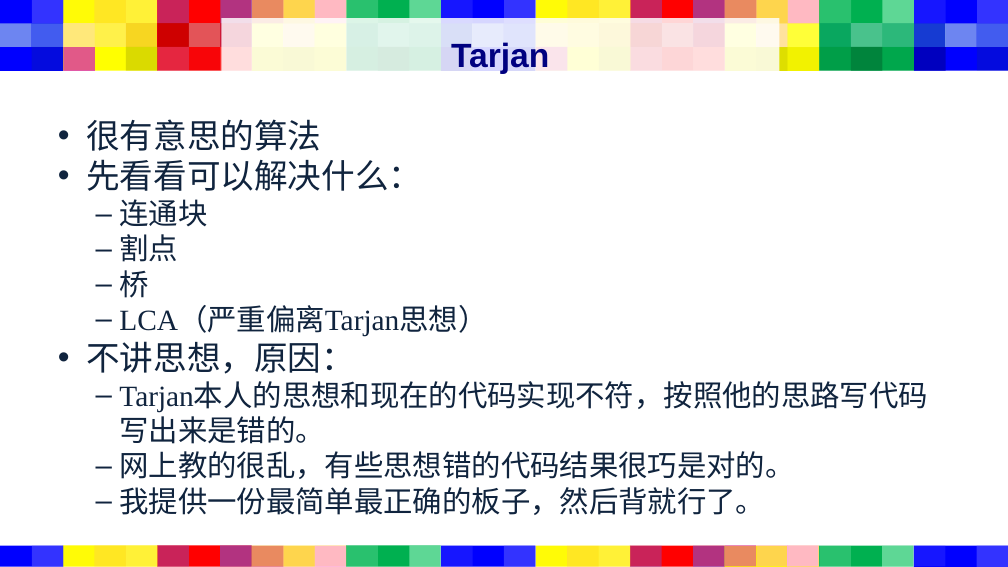
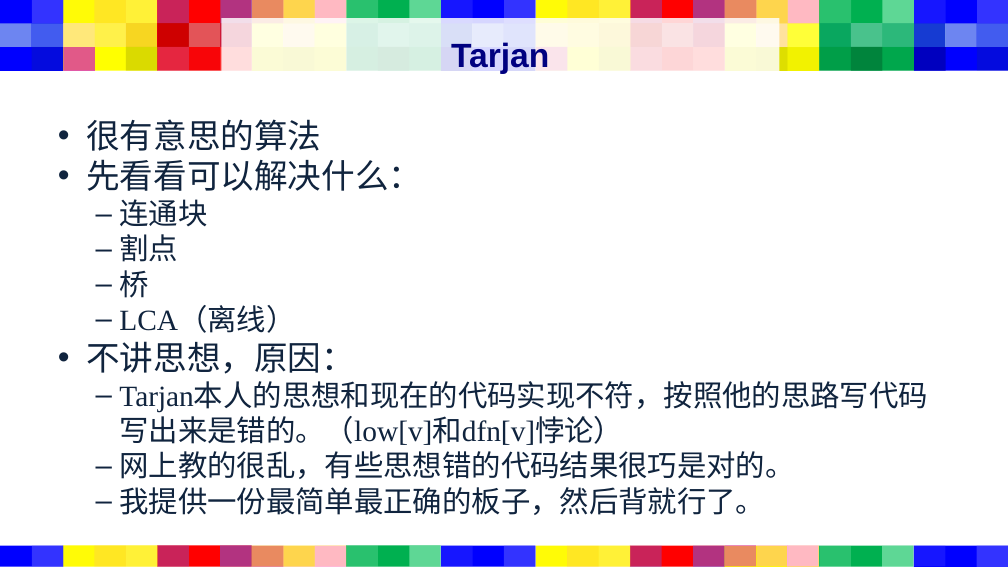
Before and after one commit to DongYing-No-1-Middle-School/Shows, a slide deck: slide 4 of 图论(拓扑Tarjan欧拉回路传递闭包差分约束杂题选讲).pptx. Drawn at 1008x567 pixels with LibreOffice and Linux fonts; fonts in the diff are those of the drawing. Boxes give left, top, right and bottom in pixels: in the first picture for what was removed or moved away, otherwise in the second. Text is boxed around its words. In the diff, an @@ line names an element or a change of style, - is before the commit and + after.

```diff
--- a/图论(拓扑Tarjan欧拉回路传递闭包差分约束杂题选讲).pptx
+++ b/图论(拓扑Tarjan欧拉回路传递闭包差分约束杂题选讲).pptx
@@ text at [119, 307, 295, 333]: text changed @@
-  – LCA（严重偏离Tarjan思想）
+  – LCA（离线）
@@ text at [119, 383, 928, 445]: text changed @@
-  – Tarjan本人的思想和现在的代码实现不符，按照他的思路写代码写出来是错的。
+  – Tarjan本人的思想和现在的代码实现不符，按照他的思路写代码写出来是错的。（low[v]和dfn[v]悖论）
```
Also in this commit, not shown: 2 other slides changed, 4 other files.
